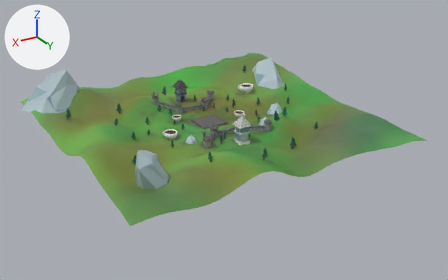
Two versions of the Blender file assets/word/terrain.blend, one commit apart.
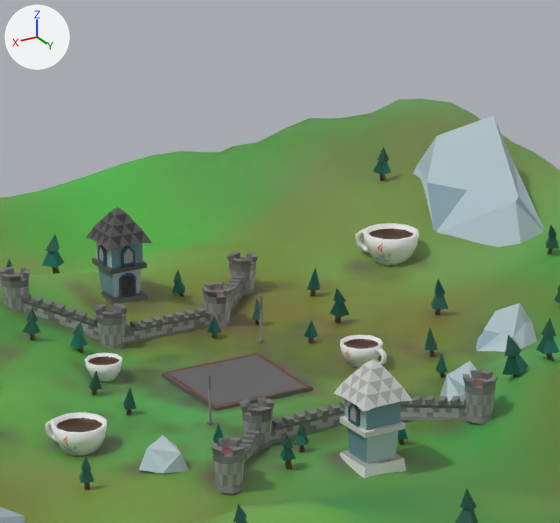
There are two pictures of each version: one whole from a camera (50 mm lens) standing at (214.4, 379.2, 172.2) and looking at (-3.0, 16.8, -9.0), one close up on the part from 34% to 64% of the width and 10% to 56% of the height. The lights are fixed; the arrows at upper left show +X, +Y and +Z. The first two pictures are the older version.

The older version as bpy lines, for what is in view:
```python
me_circle_001 = bpy.data.meshes.new('Circle.001')
me_circle_001.from_pydata(...)  # 90 vertices, 77 faces; spans x -2.16..2.16, y -2.09..3.02, z -0.07..2.44
me_circle_001.polygons.foreach_set('use_smooth', [True] * 77)
me_circle_001.materials.append(mat_cuptexture)  # picture img_cup_png
me_circle_006 = bpy.data.meshes.new('Circle.006')
me_circle_006.from_pydata(...)  # 108 vertices, 92 faces; spans x -2.67..2.67, y -2.58..2.66, z -0.16..6.75
me_circle_006.materials.append(mat_colormap)  # picture img_color_palette_png
me_cube_001 = bpy.data.meshes.new('Cube.001')
me_cube_001.from_pydata(...)  # 13 vertices, 11 faces; spans x -1.0..1.0, y -1.0..1.0, z -2.7..2.68
me_cube_001.materials.append(mat_colormap)  # picture img_color_palette_png
ob_circle_003 = bpy.data.objects.new('Circle.003', me_circle_006)
ob_circle_003.location = (-23.8, 43.0, 3.5)
ob_circle_003.rotation_euler = (0.0, 0.0, 1.698)  # degrees (0, 0, 97)
ob_circle_003.scale = (1.15, 1.15, 1.15)
ob_cup_001 = bpy.data.objects.new('cup.001', me_circle_001)
ob_cup_001.location = (20.0, -14.0, 0.2)
ob_cup_001.rotation_euler = (0.0, 0.0, 2.5)  # degrees (0, 0, 143)
ob_cup_001.scale = (1.62, 1.62, 1.62)
ob_tree1 = bpy.data.objects.new('tree1', me_cube_001)
ob_tree1.location = (24.9, -7.9, 2.5)
ob_tree1.rotation_euler = (0.0, 0.0, -0.182)  # degrees (0, 0, -10)
ob_tree1.scale = (0.937, 0.937, 0.937)
# also in view: 'cup' at (-24.9, 3.8, 2.0); 'Circle.002' at (26.1, 43.1, 5.5); 'Plane.006' at (18.0, -35.4, 5.3); 'Plane.005' at (0.0, -46.0, 11.3); 'Plane.008' at (0.0, -27.4, 2.6)
```
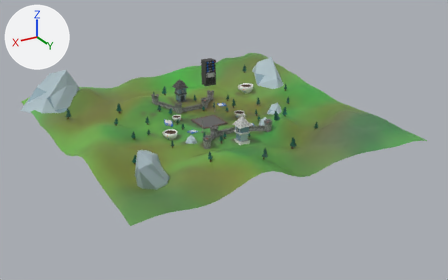
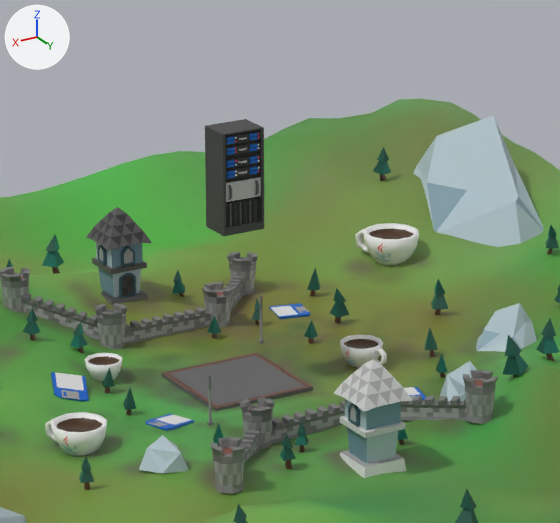
Not visible in the close-ups: 'Cylinder.012', 'Cylinder.013', 'Cylinder.014', 'Cylinder.015'.

What changed in the scene script:
```text
Change ob_tree1:
    ob_tree1.location: (24.9, -7.9, 2.5) -> (22.2, -7.9, 2.5)
Add ob_plane_016:
    ob_plane_016 = bpy.data.objects.new('Plane.016', me_plane_022)  # 16 vertices, 14 faces; spans x -4.89..4.89, y -0.79..0.79, z -1.65..1.65; in mat_colormap_020 (picture img_color_palette_png_020)
    ob_plane_016.location = (2.7, 3.0, 37.7)
    ob_plane_016.rotation_euler = (1.571, -1.571, 0.0)  # degrees (90, -90, 0)
    ob_plane_016.scale = (0.277, 0.277, 0.277)
Add ob_plane_015:
    ob_plane_015 = bpy.data.objects.new('Plane.015', me_plane_021)  # 16 vertices, 14 faces; spans x -4.89..4.89, y -0.79..0.79, z -1.65..1.65; in mat_colormap_019 (picture img_color_palette_png_019)
    ob_plane_015.location = (-2.7, 3.0, 37.7)
    ob_plane_015.rotation_euler = (1.571, -1.571, 0.0)  # degrees (90, -90, 0)
    ob_plane_015.scale = (0.277, 0.277, 0.277)
Add ob_cube_015:
    ob_cube_015 = bpy.data.objects.new('Cube.015', me_cube_053)  # 8 vertices, 6 faces; spans x -1.0..1.0, y -1.0..1.0, z -1.0..1.23; in mat_colormap_018 (picture img_color_palette_png_018)
    ob_cube_015.location = (2.5, 2.2, 41.2)
    ob_cube_015.scale = (0.747, 1.0, 0.25)
Add ob_cube_014:
    ob_cube_014 = bpy.data.objects.new('Cube.014', me_cube_052)  # 8 vertices, 6 faces; spans x -1.0..1.0, y -1.0..1.0, z -1.0..1.23; in mat_colormap_017 (picture img_color_palette_png_017)
    ob_cube_014.location = (2.5, 2.2, 40.6)
    ob_cube_014.scale = (0.747, 1.0, 0.25)
Add ob_cube_013:
    ob_cube_013 = bpy.data.objects.new('Cube.013', me_cube_051)  # 8 vertices, 6 faces; spans x -1.0..1.0, y -1.0..1.0, z -1.0..1.23; in mat_colormap_016 (picture img_color_palette_png_016)
    ob_cube_013.location = (-2.1, 2.2, 40.6)
    ob_cube_013.scale = (0.747, 1.0, 0.25)
Add ob_cube_012:
    ob_cube_012 = bpy.data.objects.new('Cube.012', me_cube_050)  # 8 vertices, 6 faces; spans x -1.0..1.0, y -1.0..1.0, z -1.0..1.23; in mat_colormap_015 (picture img_color_palette_png_015)
    ob_cube_012.location = (-2.1, 2.2, 41.2)
    ob_cube_012.scale = (0.747, 1.0, 0.25)
Add ob_cylinder_015:
    ob_cylinder_015 = bpy.data.objects.new('Cylinder.015', me_cylinder_016)  # an 11-sided cylinder along z spanning x -0.99..0.99, y -0.96..1.0, z -1.0..1.0; in mat_colormap_018 (picture img_color_palette_png_018)
    ob_cylinder_015.location = (1.4, 2.9, 41.3)
    ob_cylinder_015.rotation_euler = (1.571, 0.0, 0.0)  # degrees (90, 0, 0)
    ob_cylinder_015.scale = (0.157, 0.157, 0.157)
Add ob_cylinder_014:
    ob_cylinder_014 = bpy.data.objects.new('Cylinder.014', me_cylinder_015)  # an 11-sided cylinder along z spanning x -0.99..0.99, y -0.96..1.0, z -1.0..1.0; in mat_colormap_017 (picture img_color_palette_png_017)
    ob_cylinder_014.location = (1.4, 2.9, 40.6)
    ob_cylinder_014.rotation_euler = (1.571, 0.0, 0.0)  # degrees (90, 0, 0)
    ob_cylinder_014.scale = (0.157, 0.157, 0.157)
Add ob_cylinder_013:
    ob_cylinder_013 = bpy.data.objects.new('Cylinder.013', me_cylinder_014)  # an 11-sided cylinder along z spanning x -0.99..0.99, y -0.96..1.0, z -1.0..1.0; in mat_colormap_016 (picture img_color_palette_png_016)
    ob_cylinder_013.location = (-3.1, 2.9, 40.6)
    ob_cylinder_013.rotation_euler = (1.571, 0.0, 0.0)  # degrees (90, 0, 0)
    ob_cylinder_013.scale = (0.157, 0.157, 0.157)
Add ob_cylinder_012:
    ob_cylinder_012 = bpy.data.objects.new('Cylinder.012', me_cylinder_013)  # an 11-sided cylinder along z spanning x -0.99..0.99, y -0.96..1.0, z -1.0..1.0; in mat_colormap_015 (picture img_color_palette_png_015)
    ob_cylinder_012.location = (-3.1, 2.9, 41.3)
    ob_cylinder_012.rotation_euler = (1.571, 0.0, 0.0)  # degrees (90, 0, 0)
    ob_cylinder_012.scale = (0.157, 0.157, 0.157)
Add ob_cube_011:
    ob_cube_011 = bpy.data.objects.new('Cube.011', me_cube_049)  # 8 vertices, 6 faces; spans x -1.0..1.0, y -1.0..1.0, z -1.0..1.23; in mat_colormap_014 (picture img_color_palette_png_014)
    ob_cube_011.location = (-2.1, 2.2, 43.2)
    ob_cube_011.scale = (0.747, 1.0, 0.25)
Add ob_cube_010:
    ob_cube_010 = bpy.data.objects.new('Cube.010', me_cube_048)  # 8 vertices, 6 faces; spans x -1.0..1.0, y -1.0..1.0, z -1.0..1.23; in mat_colormap_013 (picture img_color_palette_png_013)
    ob_cube_010.location = (-2.1, 2.2, 42.5)
    ob_cube_010.scale = (0.747, 1.0, 0.25)
Add ob_cube_009:
    ob_cube_009 = bpy.data.objects.new('Cube.009', me_cube_047)  # 8 vertices, 6 faces; spans x -1.0..1.0, y -1.0..1.0, z -1.0..1.23; in mat_colormap_012 (picture img_color_palette_png_012)
    ob_cube_009.location = (2.5, 2.2, 42.5)
    ob_cube_009.scale = (0.747, 1.0, 0.25)
Add ob_plane_010:
    ob_plane_010 = bpy.data.objects.new('Plane.010', me_plane_006)  # 123 vertices, 94 faces; spans x -1.0..1.0, y -1.0..1.0, z -0.44..6.41; in mat_colormap (picture img_color_palette_png)
    ob_plane_010.location = (0.0, 0.0, 31.1)
    ob_plane_010.scale = (4.14, 3.2, 2.71)
Add ob_floppy_003:
    ob_floppy_003 = bpy.data.objects.new('floppy.003', me_plane_005)  # 42 vertices, 35 faces; spans x -1.0..1.0, y -1.0..1.24, z 0.0..0.19; in mat_colormap (picture img_color_palette_png)
    ob_floppy_003.location = (29.0, -10.1, 1.8)
    ob_floppy_003.rotation_euler = (-0.353, -0.224, -0.294)  # degrees (-20, -13, -17)
    ob_floppy_003.scale = (3.11, 2.98, 2.98)
Add ob_floppy_002:
    ob_floppy_002 = bpy.data.objects.new('floppy.002', me_plane_005.copy())
    ob_floppy_002.location = (-27.5, -27.7, 0.0)
    ob_floppy_002.rotation_euler = (-0.0243, 0.027, 1.385)  # degrees (-1.4, 1.5, 79)
    ob_floppy_002.scale = (3.11, 2.98, 2.98)
Add ob_floppy_001:
    ob_floppy_001 = bpy.data.objects.new('floppy.001', me_plane_005.copy())
    ob_floppy_001.location = (-23.3, 20.6, -0.2)
    ob_floppy_001.rotation_euler = (0.0453, -0.004, -0.287)  # degrees (2.6, -0.2, -16)
    ob_floppy_001.scale = (3.11, 2.98, 2.98)
Add ob_floppy:
    ob_floppy = bpy.data.objects.new('floppy', me_plane_005.copy())
    ob_floppy.location = (19.8, 11.0, 0.2)
    ob_floppy.rotation_euler = (0.0568, 0.0796, -1.325)  # degrees (3.3, 4.6, -76)
    ob_floppy.scale = (3.11, 2.98, 2.98)
```

What differs and where, as boxes (x1, y1, x2, y2) in the close-ups (560 x 523 px):
'Plane.010', added
    after: (205, 119, 264, 236)
'floppy.003', added
    after: (51, 372, 89, 401)
'floppy', added
    after: (146, 414, 194, 431)
'floppy.002', added
    after: (269, 303, 310, 319)
'tree1', moved
    before: (89, 371, 102, 395)
    after: (102, 368, 115, 393)
'floppy.001', added (mostly hidden)
    after: (404, 387, 427, 400)
'Plane.016', added
    after: (228, 185, 232, 200)
'Cube.010', added
    after: (249, 159, 258, 164)
'Cube.011', added
    after: (249, 156, 258, 160)
'Cube.012', added
    after: (249, 166, 258, 171)
'Cube.013', added
    after: (249, 170, 258, 174)
'Cube.009', added
    after: (227, 163, 235, 168)
'Cube.015', added
    after: (227, 170, 235, 175)
'Cube.014', added
    after: (227, 174, 235, 178)
